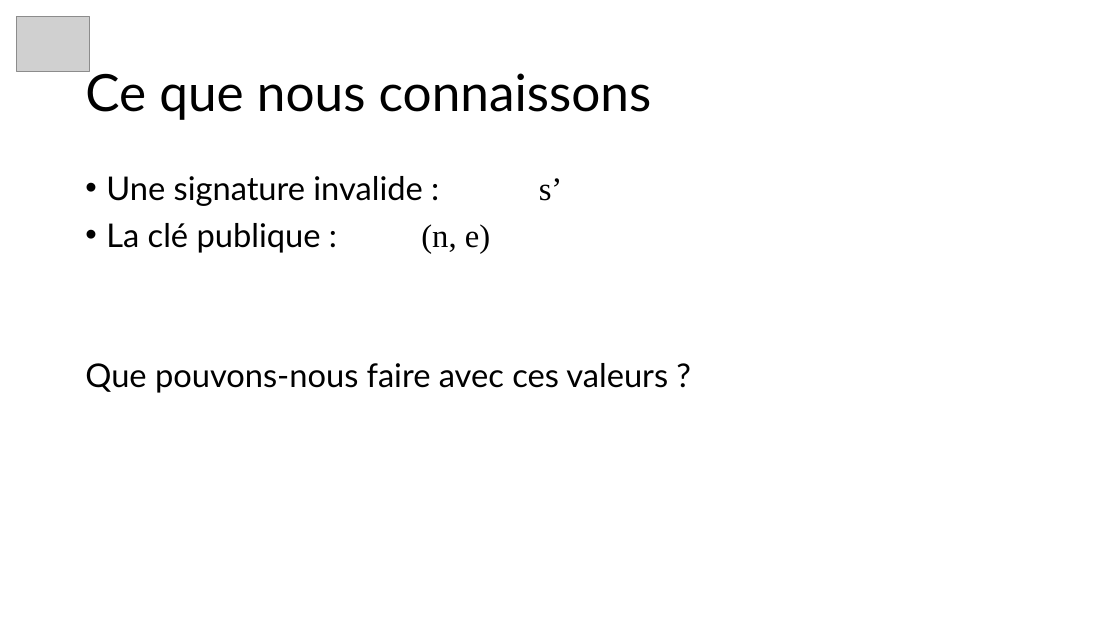
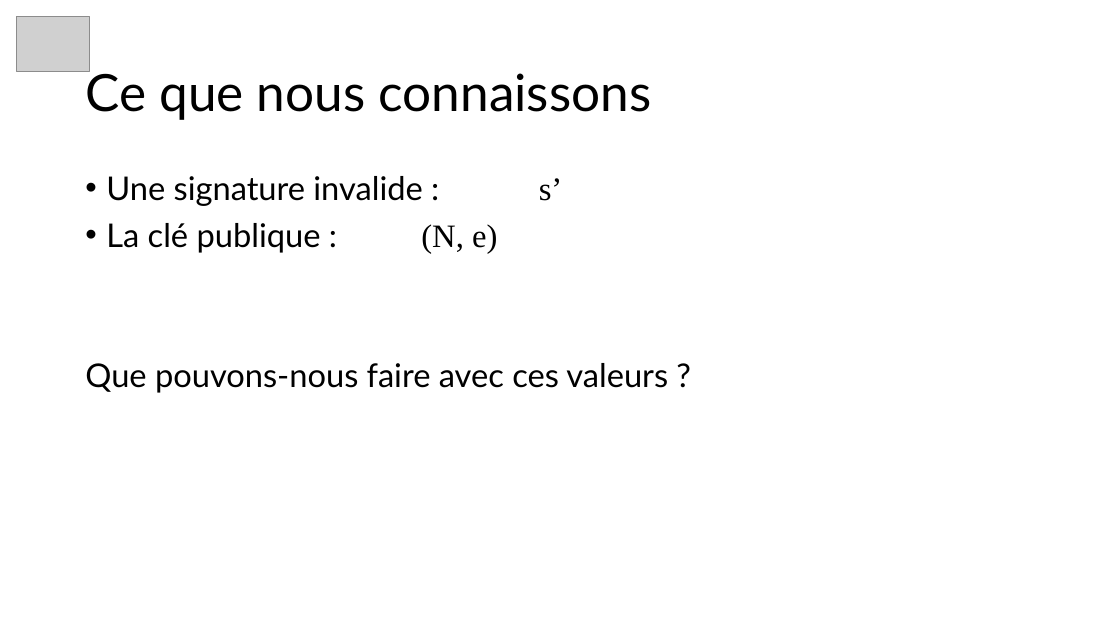
Before and after one commit to JustinFerrara14/SSE, a slide deck: slide 26 of SSE25-Semaine7-FerraraJustin-slides.pptx. Drawn at 1120x630 pixels with LibreOffice and Linux fonts; fonts in the diff are those of the drawing; grey boxes stand for pictures. Boxes give left, top, right and bottom in pixels: in the first picture for what was removed or moved away, otherwise in the second. Text is boxed around its words. In the diff, an @@ line names an element or a change of style, - is before the commit and + after.

```diff
--- a/SSE25-Semaine7-FerraraJustin-slides.pptx
+++ b/SSE25-Semaine7-FerraraJustin-slides.pptx
@@ text at (106, 223, 497, 253): text changed @@
-• La clé publique : (n, e)
+• La clé publique : (N, e)
```
Also in this commit, not shown: 1 other slide changed, 2 slides added, 6 other files.
